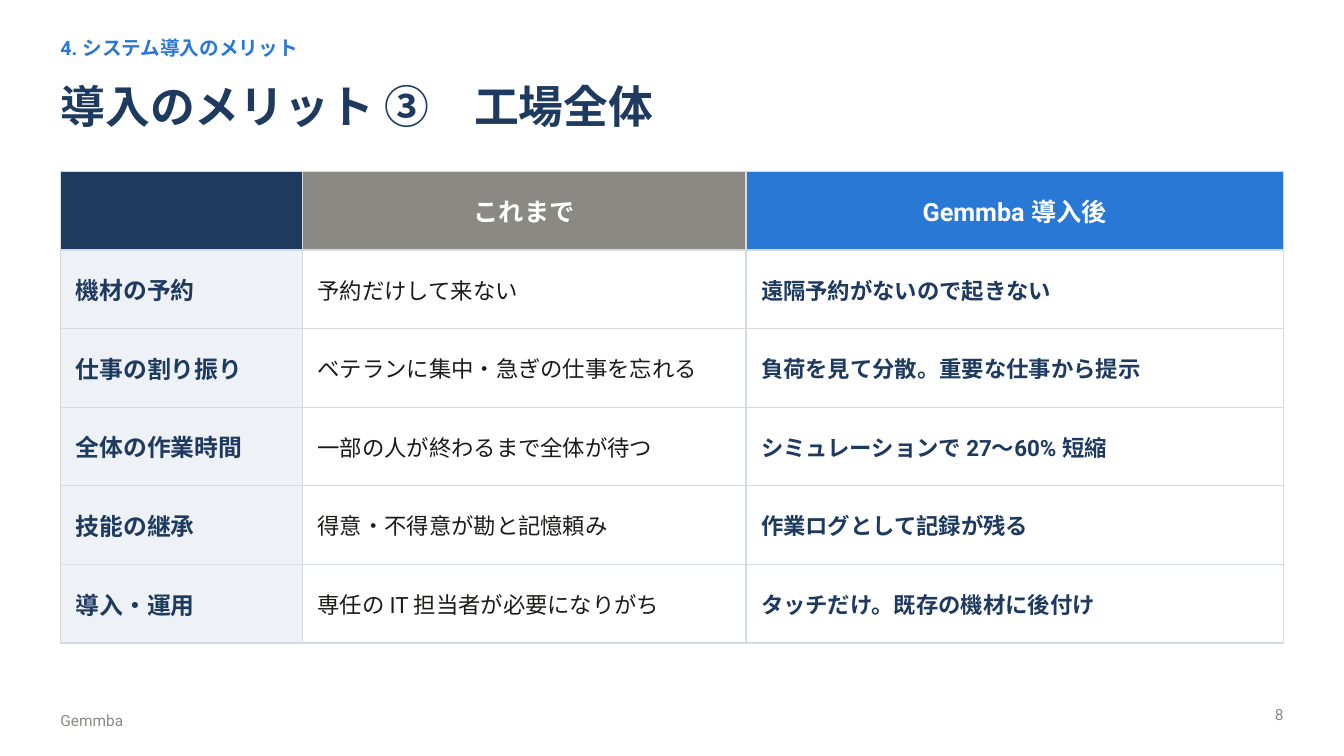
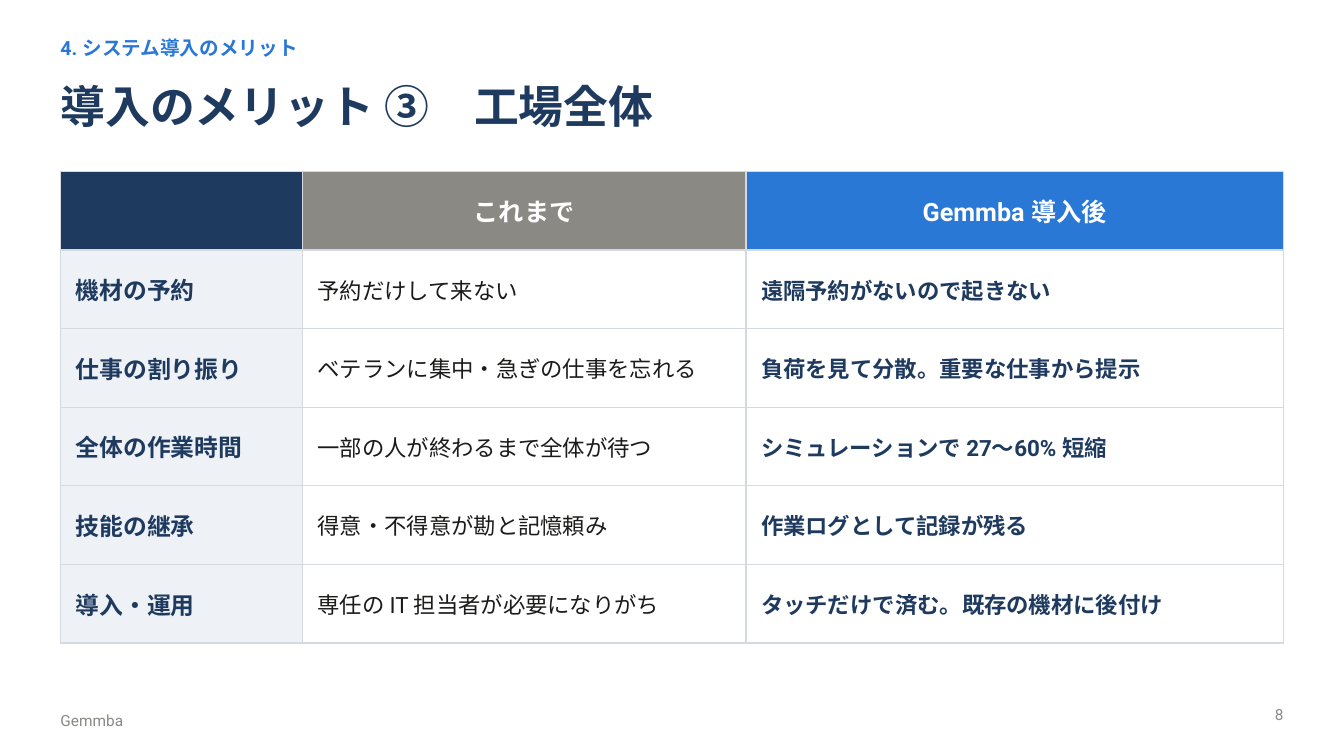
Before and after one commit to maguro256/procon2026, a slide deck: slide 8 of slides/gemmba_presentation.pptx. Drawn at 1344x756 pixels with LibreOffice and Linux fonts; fonts in the diff are those of the drawing. Boxes give left, top, right and bottom in pixels: in the first picture for what was removed or moved away, otherwise in the second. Text is boxed around its words. In the diff, an @@ line names an element or a change of style, - is before the commit and + after.

```diff
--- a/slides/gemmba_presentation.pptx
+++ b/slides/gemmba_presentation.pptx
@@ table at bbox=[60, 171, 1284, 643] @@
-row 6, column 3: タッチだけ。既存の機材に後付け
+row 6, column 3: タッチだけで済む。既存の機材に後付け
```
Also in this commit, not shown: 4 other slides changed, 1 slide added, 1 other file.
